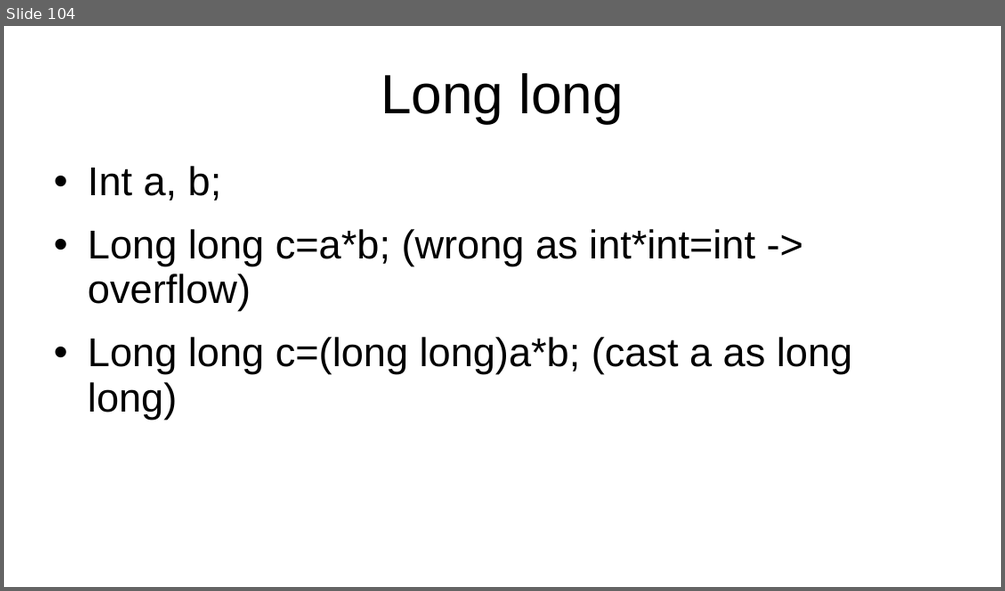
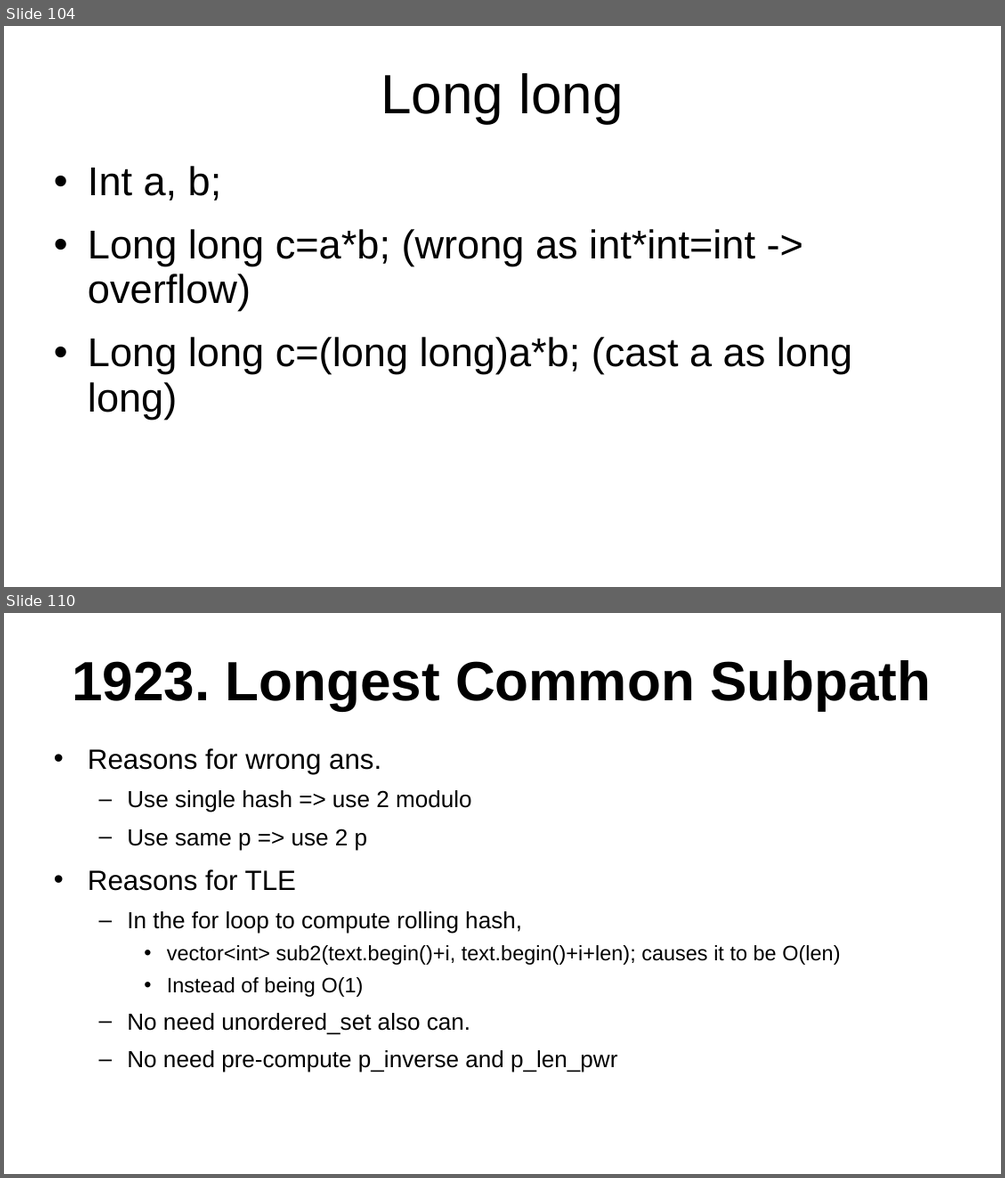
Before and after one commit to kindaichinisan/CompetitiveProgramming, a slide deck: MyCode/competitive_programming.ppt. Shown one above the other, each under a label of ours: slide 104 before the commit, slides 104 and 110 after it; the slides between them are not shown. The pictures are 1005x591 and 1005x1178 pixels, drawn with LibreOffice and Linux fonts; fonts in the diff are those of the drawing. Boxes give left, top, right and bottom in pixels: in the first picture for what was removed or moved away, otherwise in the second. Text is boxed around its words. In the diff, an @@ line names an element or a change of style, - is before the commit and + after.

```diff
--- a/MyCode/competitive_programming.ppt
+++ b/MyCode/competitive_programming.ppt
@@ slide 110 added at bbox=[4, 613, 1001, 1174], background #FFFFFF @@
@@ title added at bbox=[72, 660, 930, 710], 44 pt, text #000000, bold @@
+1923. Longest Common Subpath
@@ text added at bbox=[88, 748, 840, 1072], 18.5 pt, text #000000 @@
+• Reasons for wrong ans.
+  – Use single hash => use 2 modulo
+  – Use same p => use 2 p
+• Reasons for TLE
+  – In the for loop to compute rolling hash,
+    • vector<int> sub2(text.begin()+i, text.begin()+i+len); causes it to be O(len)
+    • Instead of being O(1)
+  – No need unordered_set also can.
+  – No need pre-compute p_inverse and p_len_pwr
```
Also in this commit, not shown: 5 other slides added, 2 other files.
